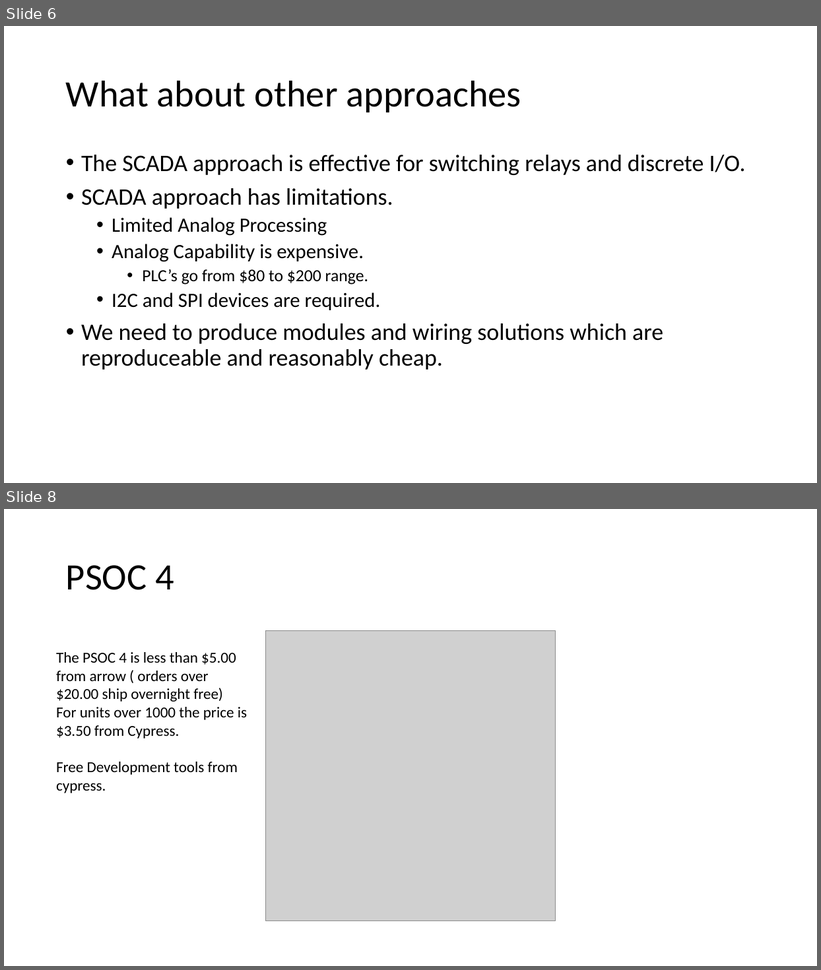
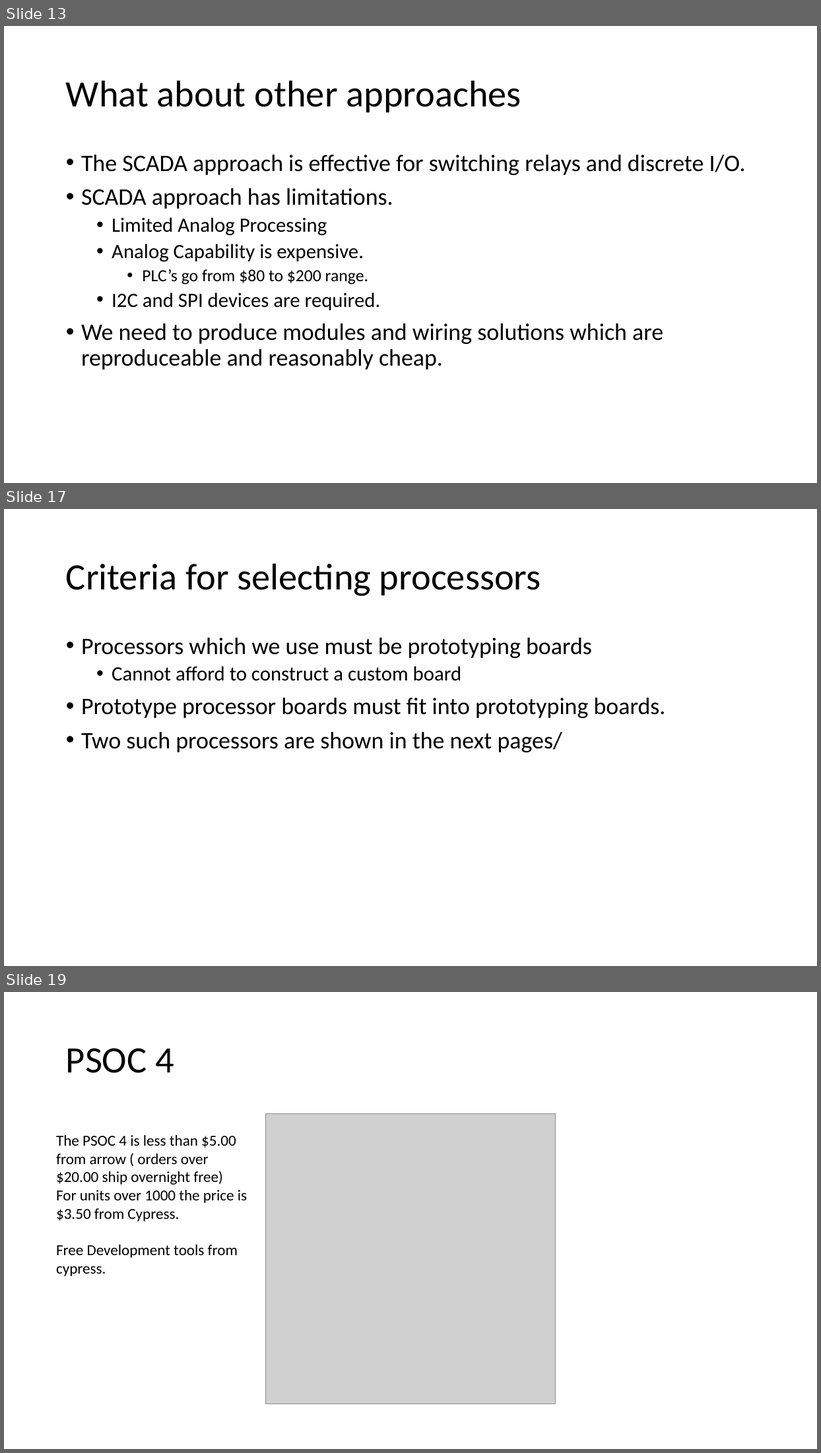
Before and after one commit to NanoDataCenter/nano_data_center, a slide deck: presentations/session_1/Embedded Track #1.pptx. Shown one above the other, each under a label of ours: slides 6 and 8 before the commit, slides 13, 17 and 19 after it; the slides between them are not shown. The pictures are 821x970 and 821x1453 pixels, drawn with LibreOffice and Linux fonts; fonts in the diff are those of the drawing; grey boxes stand for pictures. Boxes give left, top, right and bottom in pixels: in the first picture for what was removed or moved away, otherwise in the second. Text is boxed around its words. In the diff, an @@ line names an element or a change of style, - is before the commit and + after.

```diff
--- a/presentations/session_1/Embedded Track #1.pptx
+++ b/presentations/session_1/Embedded Track #1.pptx
@@ slide 17 added at [4, 509, 817, 966], background #FFFFFF @@
@@ title added at [66, 563, 541, 596], 44 pt, text #000000 @@
+Criteria for selecting processors
@@ text added at [81, 638, 666, 753], 28 pt, text #000000 @@
+• Processors which we use must be prototyping boards
+  • Cannot afford to construct a custom board
+• Prototype processor boards must fit into prototyping boards.
+• Two such processors are shown in the next pages/
@@ what was slide 6 is now slide 13 @@
@@ what was slide 8 is now slide 19 @@
```
Also in this commit, not shown: 4 slides changed, 12 other slides added, 1 slide removed.
